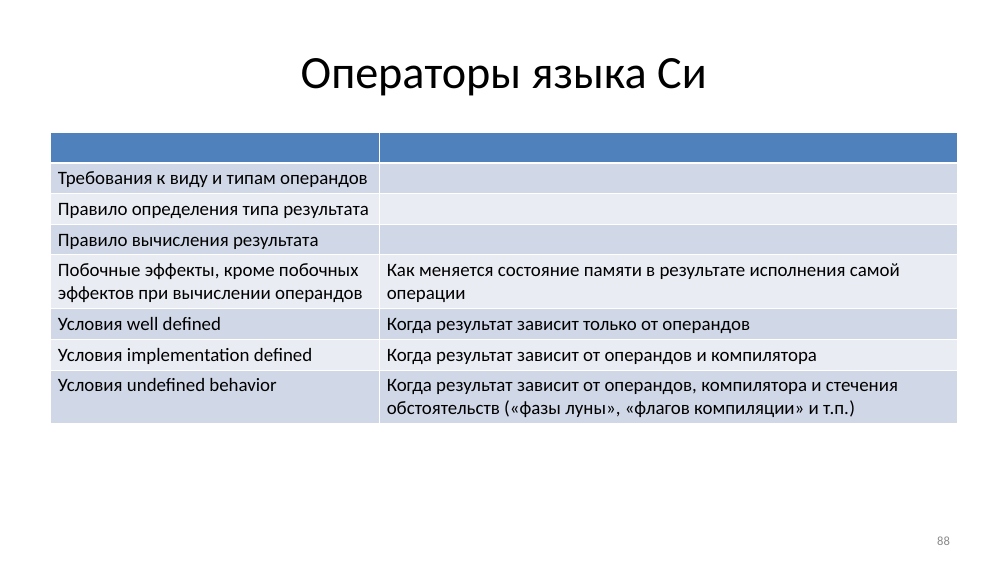
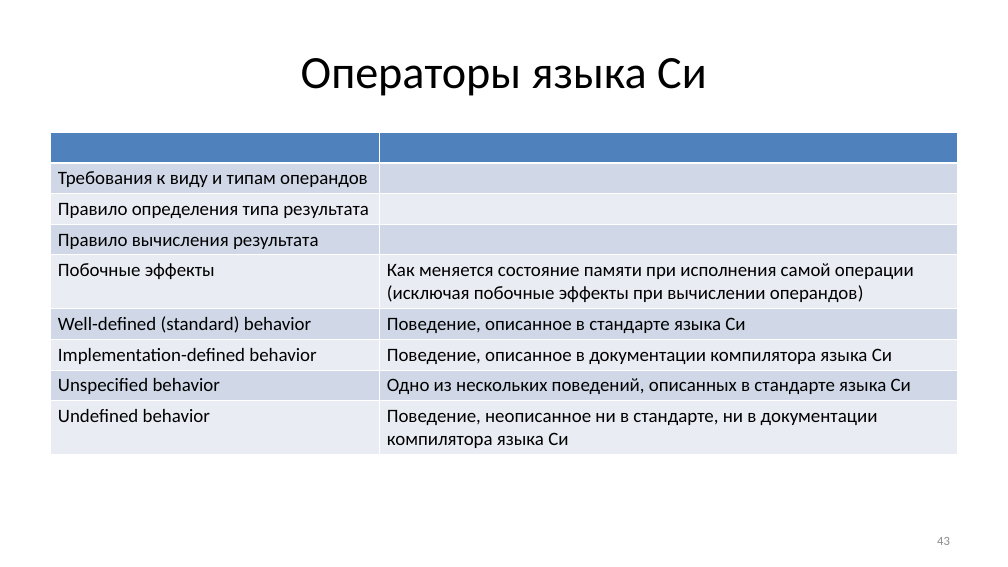
Before and after one commit to Evgueni-Petrov-aka-espetrov/Algorithms-and-Programming-in-C-pptx, a slide deck: slide 43 of 04 Выражения.pptx (slide 88 before the commit). Drawn at 1008x567 pixels with LibreOffice and Linux fonts; fonts in the diff are those of the drawing. Boxes give left, top, right and bottom in pixels: in the first picture for what was removed or moved away, otherwise in the second. Text is boxed around its words. In the diff, an @@ line names an element or a change of style, - is before the commit and + after.

Commit message:
переструктурировал, добавил unspecified behavior

```diff
--- a/04 Выражения.pptx
+++ b/04 Выражения.pptx
@@ table at (x1=51, y1=132, x2=958, y2=453) @@
-row 5: Побочные эффекты, кроме побочных эффектов при вычислении операндов | Как меняется состояние памяти в результате исполнения самой операции
-row 6: Условия well defined | Когда результат зависит только от операндов
-row 7: Условия implementation defined | Когда результат зависит от операндов и компилятора
-row 8: Условия undefined behavior | Когда результат зависит от операндов, компилятора и стечения обстоятельств («фазы луны», «флагов компиляции» и т.п.)
+row 5: Побочные эффекты | Как меняется состояние памяти при исполнения самой операции (исключая побочные эффекты при вычислении операндов)
+row 6: Well-defined (standard) behavior | Поведение, описанное в стандарте языка Си
+row 7: Implementation-defined behavior | Поведение, описанное в документации компилятора языка Си
+row 8: Unspecified behavior | Одно из нескольких поведений, описанных в стандарте языка Си
+row 9: Undefined behavior | Поведение, неописанное ни в стандарте, ни в документации компилятора языка Си
@@ page number at (x1=937, y1=537, x2=950, y2=545): text changed @@
-88
+43
```
Also in this commit, not shown: 27 other slides changed, 3 slides added.
